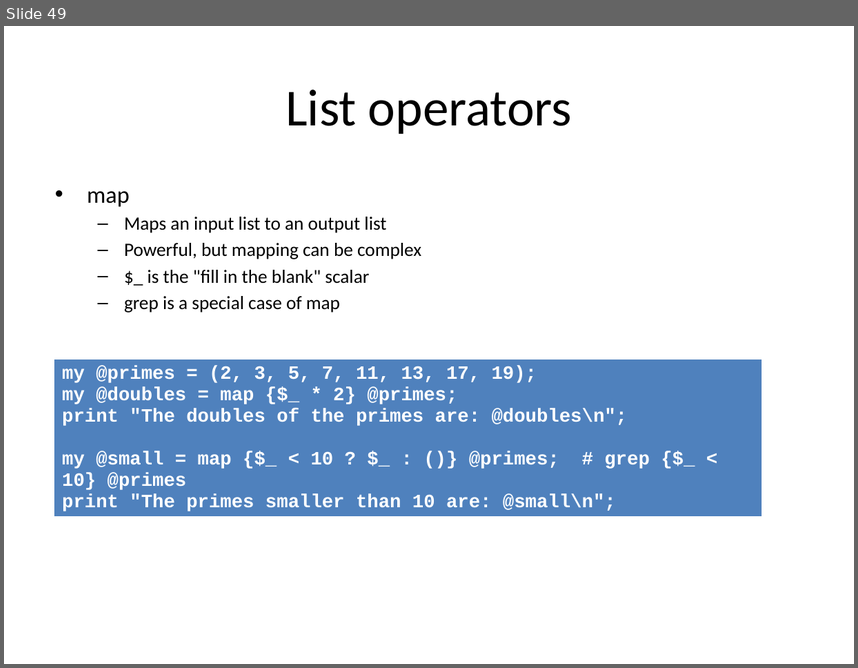
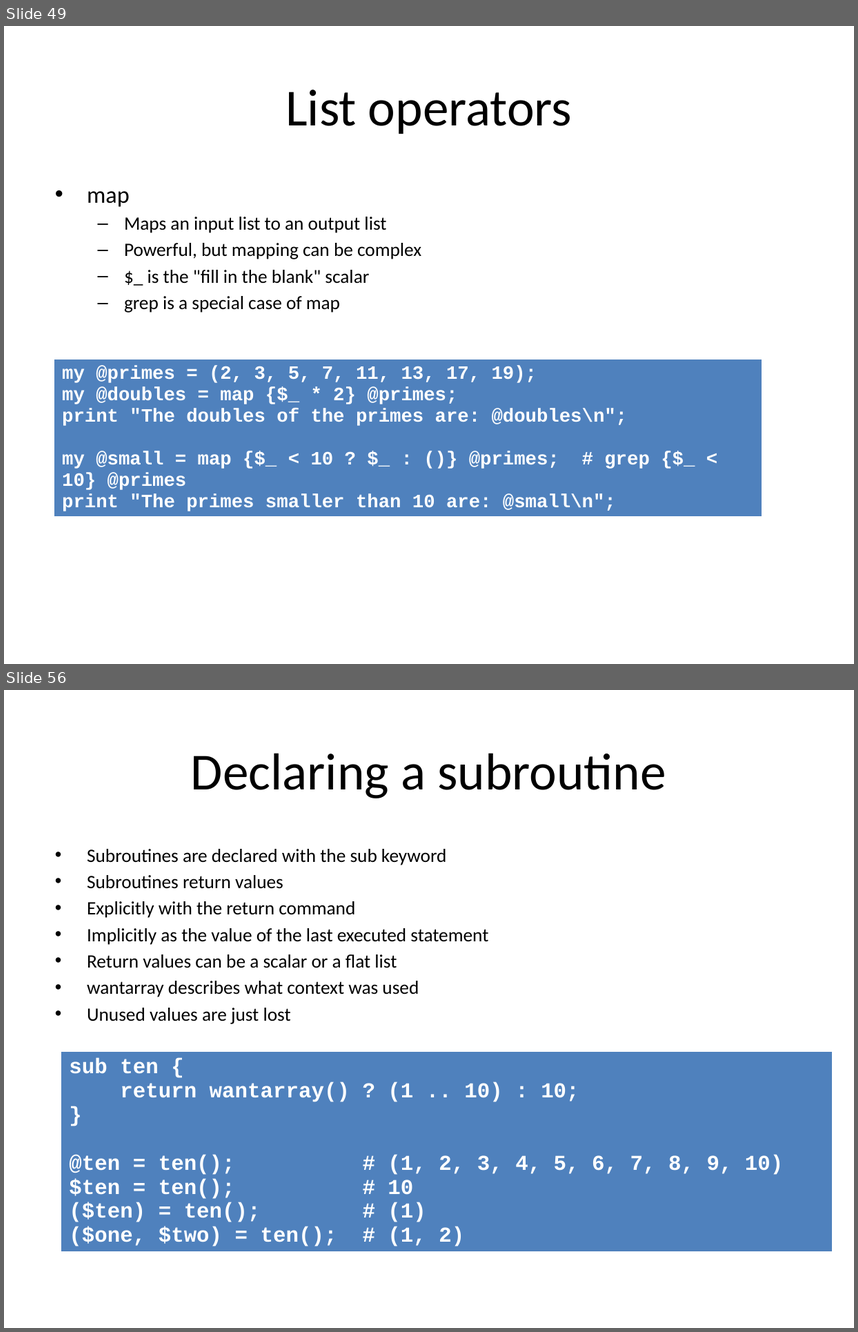
Before and after one commit to redmage123/perl-programming-introduction, a slide deck: docs/Introduction to Perl.pptx. Shown one above the other, each under a label of ours: slide 49 before the commit, slides 49 and 56 after it; the slides between them are not shown. The pictures are 858x668 and 858x1332 pixels, drawn with LibreOffice and Linux fonts; fonts in the diff are those of the drawing. Boxes give left, top, right and bottom in pixels: in the first picture for what was removed or moved away, otherwise in the second. Text is boxed around its words. In the diff, an @@ line names an element or a change of style, - is before the commit and + after.

```diff
--- a/docs/Introduction to Perl.pptx
+++ b/docs/Introduction to Perl.pptx
@@ slide 56 added at (4, 690, 854, 1328), background #FFFFFF @@
@@ title added at (191, 753, 666, 798), 44 pt, text #000000 @@
+Declaring a subroutine
@@ text added at (87, 849, 488, 1024), 16 pt, text #000000 @@
+• Subroutines are declared with the sub keyword
+• Subroutines return values
+• Explicitly with the return command
+• Implicitly as the value of the last executed statement
+• Return values can be a scalar or a flat list
+• wantarray describes what context was used
+• Unused values are just lost
@@ table added at (61, 1052, 833, 1264), 1 rows, 1 columns @@
+sub ten { / return wantarray() ? (1 .. 10) : 10; / } / @ten = ten(); # (1, 2, 3, 4, 5, 6, 7, 8, 9, 10) / $ten = ten(); # 10 / ($ten) = ten(); # (1) / ($one, $two) = ten(); # (1, 2)
```
Also in this commit, not shown: 28 other slides added, 1 other file.
